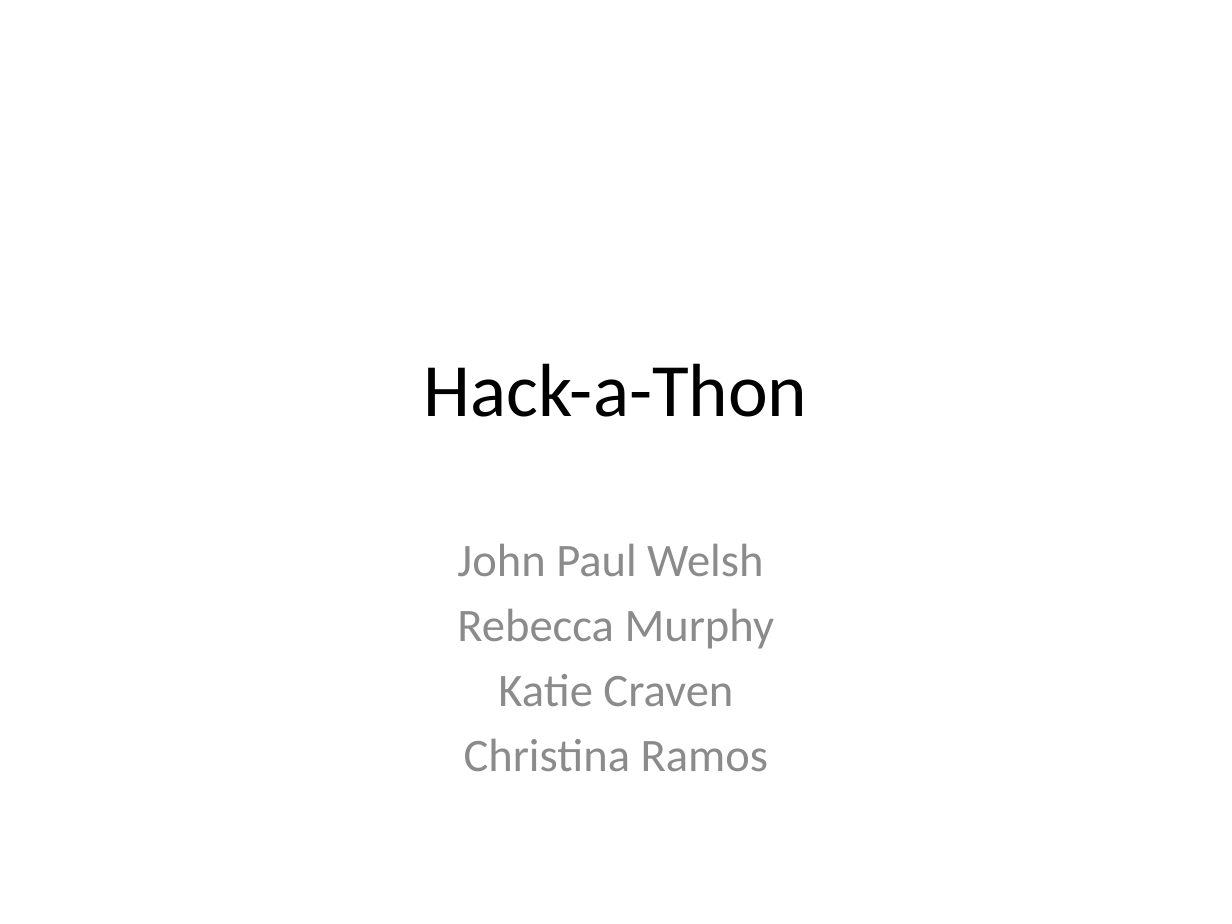
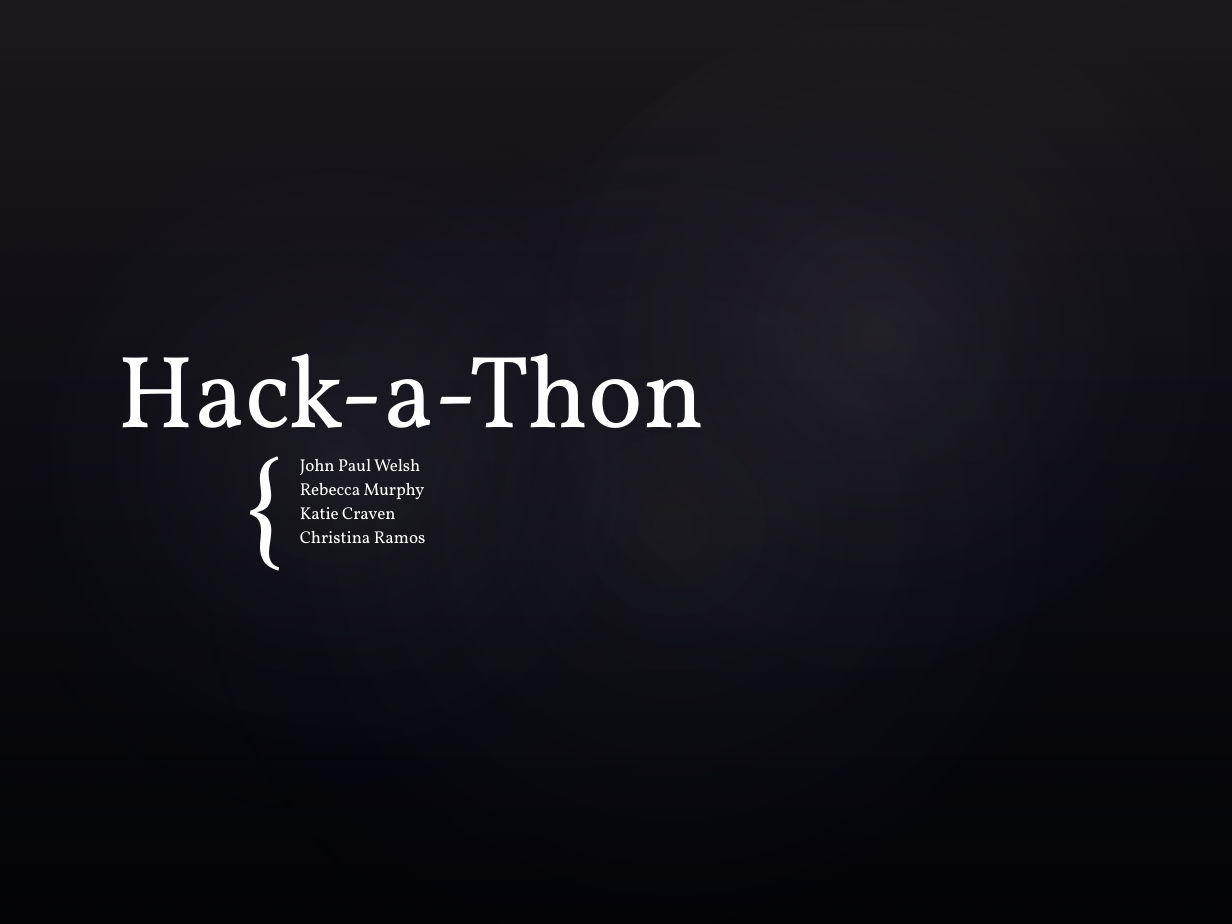
Before and after one commit to rebeccamurphy/Hackathon-2013, a slide deck: slide 1 of Hack-a-Thon Presentation.pptx. Drawn at 1232x924 pixels with LibreOffice and Linux fonts; fonts in the diff are those of the drawing; background and template pictures are left out. Boxes give left, top, right and bottom in pixels: in the first picture for what was removed or moved away, otherwise in the second. Text is boxed around its words. In the diff, an @@ line names an element or a change of style, - is before the commit and + after.

```diff
--- a/Hack-a-Thon Presentation.pptx
+++ b/Hack-a-Thon Presentation.pptx
@@ background #FFFFFF to picture (left out) @@
@@ rectangle added at box(0, 0, 1232, 924), fill gradient #504652 to #242852 @@
@@ ellipse added at box(0, 0, 765, 924), fill gradient #C4BCC6 to #242852 @@
@@ ellipse added at box(56, 0, 1232, 924), fill gradient #C4BCC6 to #242852 @@
@@ ellipse added at box(338, 0, 1232, 837), fill gradient #C4BCC6 to #242852 @@
@@ title "Hack-a-Thon": place and size @@
-title "Hack-a-Thon" at box(424, 363, 808, 417)
+title "Hack-a-Thon" at box(117, 353, 705, 473)
@@ title "Hack-a-Thon" at box(117, 353, 705, 473): size 44 to 60 pt, font Calibri to Vollkorn, text colour #000000 to #FFFFFF; alignment centre to left; vertical alignment middle to bottom @@
@@ text added at box(246, 426, 308, 565), 66 pt, text #FFFFFF @@
+{
@@ subtitle "John Paul Welsh": place and size @@
-subtitle "John Paul Welsh" at box(457, 543, 775, 771)
+subtitle "John Paul Welsh" at box(300, 459, 426, 543)
@@ subtitle "John Paul Welsh" at box(300, 459, 426, 543): size 27.2 to 10 pt, font Calibri to Vollkorn, text colour #8C8C8C to #FFFFFF; alignment centre to left; less space between paragraphs; vertical alignment top to middle @@
```
Also in this commit, not shown: 1 other slide changed, 2 slides added, 2 slides removed.
